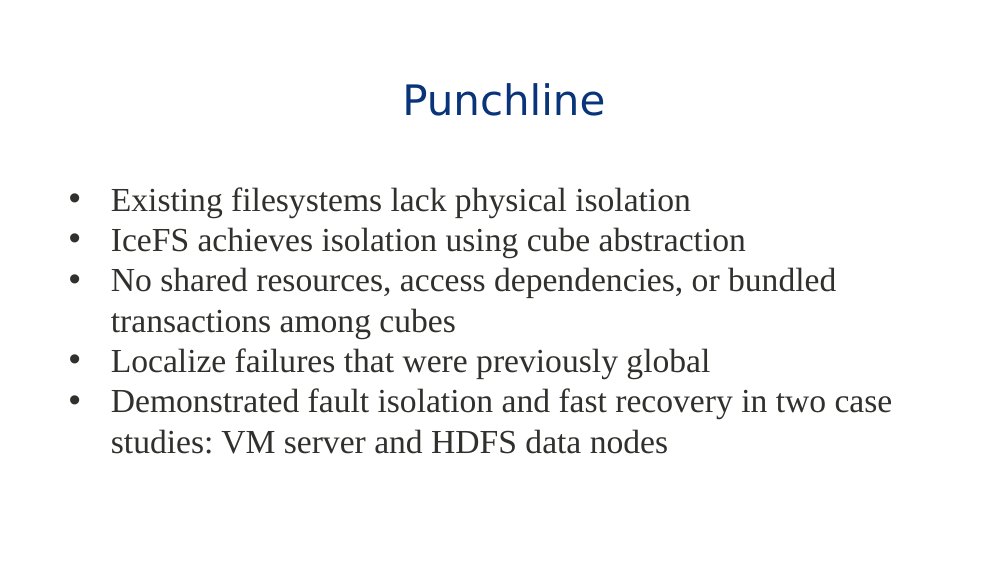
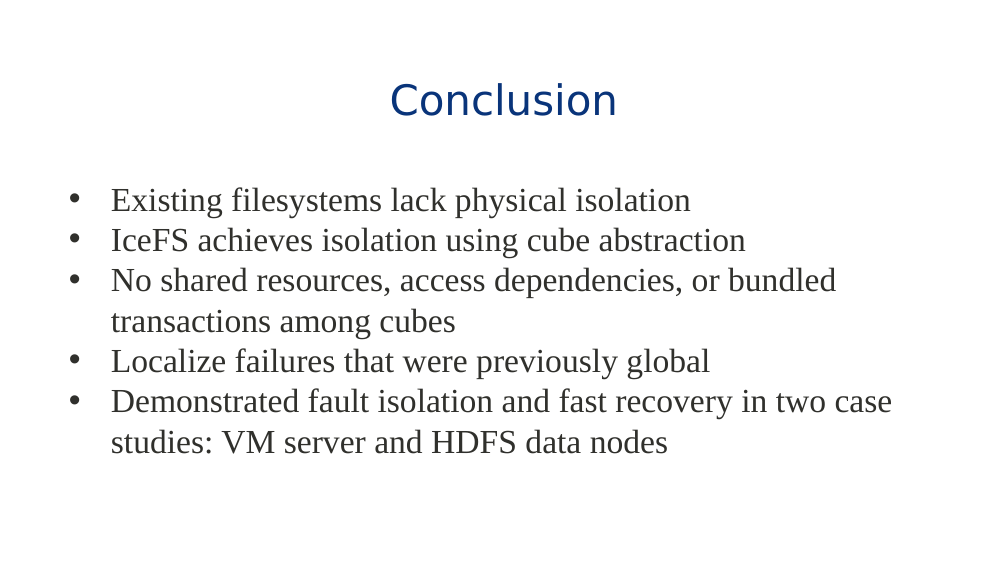
Before and after one commit to eddie-c-davis/cs-advos, a slide deck: slide 28 of presentations/IceFS.pptx (slide 30 before the commit). Drawn at 1008x567 pixels with LibreOffice and Linux fonts; fonts in the diff are those of the drawing; background and template pictures are left out. Boxes give left, top, right and bottom in pixels: in the first picture for what was removed or moved away, otherwise in the second. Text is boxed around its words. In the diff, an @@ line names an element or a change of style, - is before the commit and + after.

```diff
--- a/presentations/IceFS.pptx
+++ b/presentations/IceFS.pptx
@@ title at bbox=[390, 83, 618, 116]: text changed @@
-Punchline
+Conclusion
```
Also in this commit, not shown: 5 other slides changed, 6 slides added, 8 slides removed.
